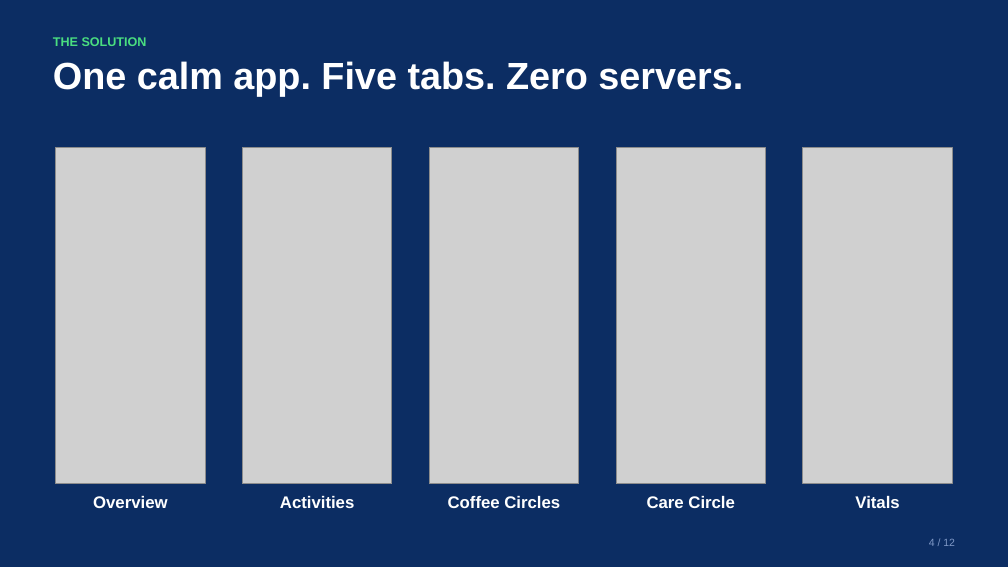
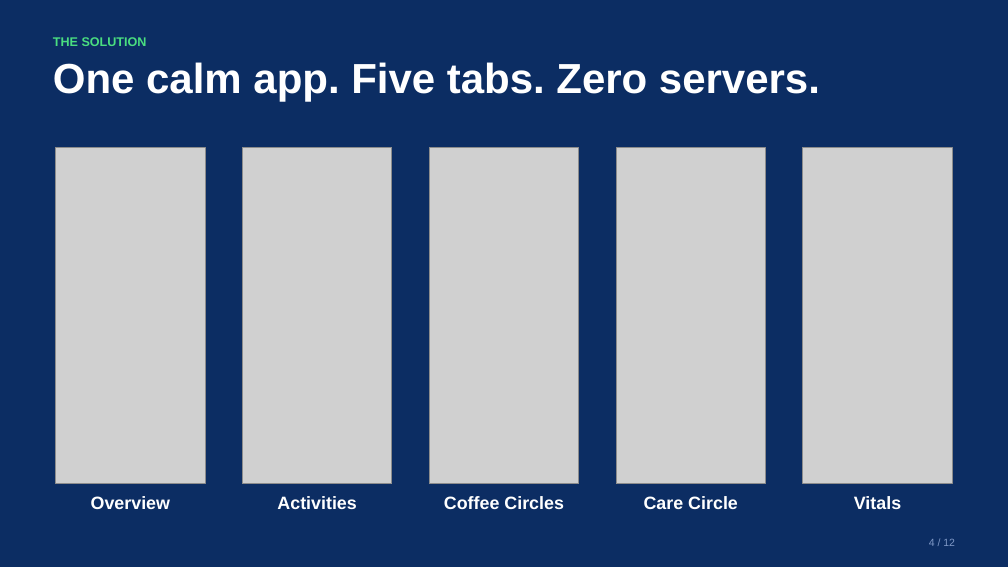
Before and after one commit to engineer2025-sudo/Care, a slide deck: slide 4 of pitch/CareSphere_Congressional_App_Challenge_Deck.pptx. Drawn at 1008x567 pixels with LibreOffice and Linux fonts; fonts in the diff are those of the drawing; grey boxes stand for pictures. Boxes give left, top, right and bottom in pixels: in the first picture for what was removed or moved away, otherwise in the second. Text is boxed around its words. In the diff, an @@ line names an element or a change of style, - is before the commit and + after.

```diff
--- a/pitch/CareSphere_Congressional_App_Challenge_Deck.pptx
+++ b/pitch/CareSphere_Congressional_App_Challenge_Deck.pptx
@@ text "One calm app. Five tabs. ..." at box(53, 62, 820, 101): size 36 to 40 pt; line spacing 40.3pt to 44.8pt @@
@@ size 16 to 17 pt; line spacing 19.2pt to 20.4pt in 5 elements at box(91, 496, 170, 509), box(277, 496, 356, 509), box(444, 496, 564, 509), box(644, 496, 738, 509), box(854, 496, 901, 509) @@
```
Also in this commit, not shown: 11 other slides changed, 17 other files.
